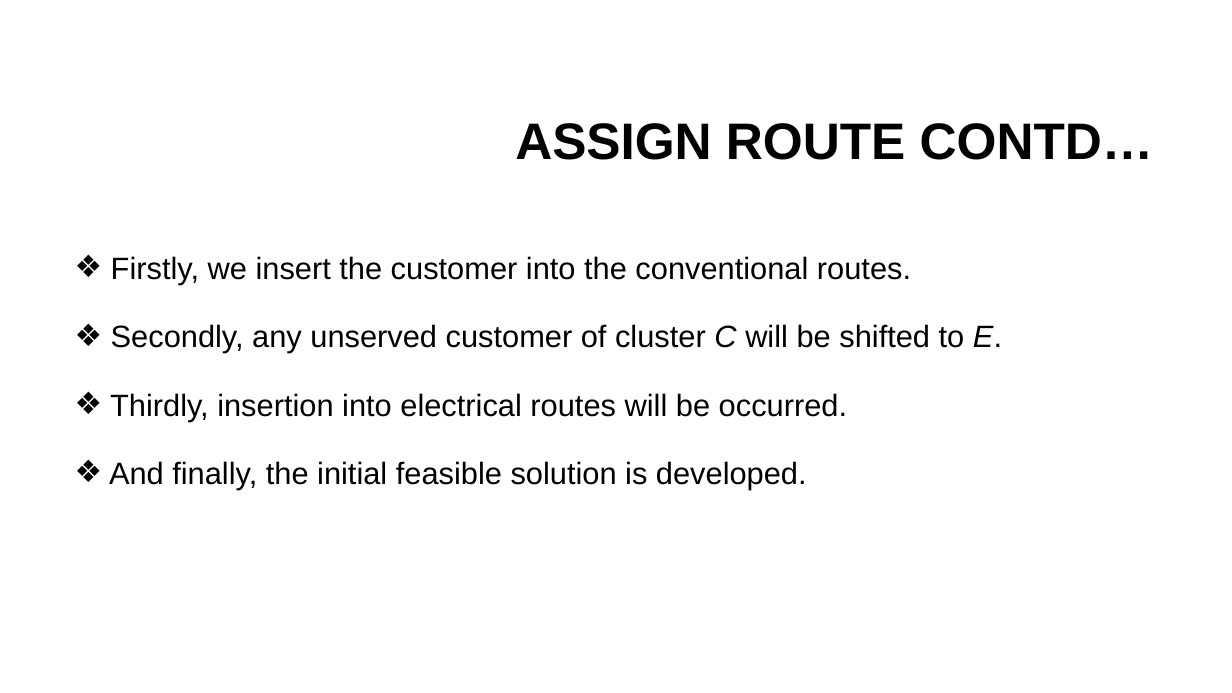
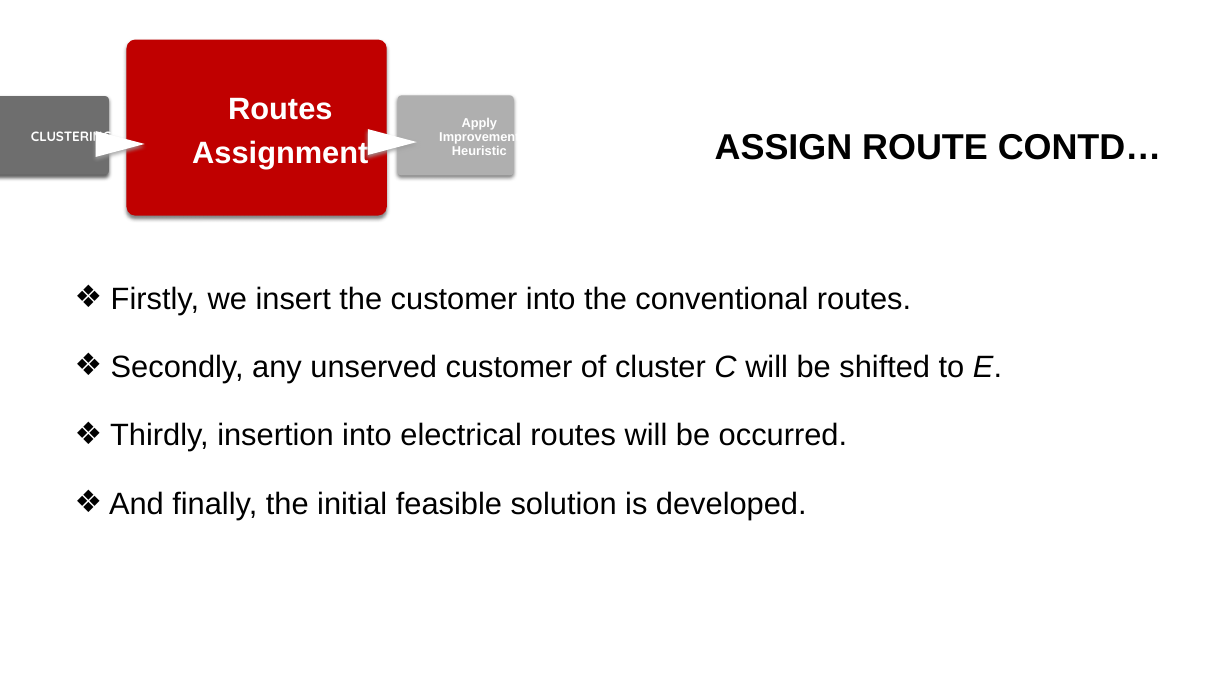
Before and after one commit to nayan082/Thesis-report-slide, a slide deck: slide 15 of 1507082.pptx (slide 12 before the commit). Drawn at 1232x693 pixels with LibreOffice and Linux fonts; fonts in the diff are those of the drawing; background and template pictures are left out. Boxes give left, top, right and bottom in pixels: in the first picture for what was removed or moved away, otherwise in the second. Text is boxed around its words. In the diff, an @@ line names an element or a change of style, - is before the commit and + after.

```diff
--- a/1507082.pptx
+++ b/1507082.pptx
@@ title "ASSIGN ROUTE CONTD…": place and size @@
-title "ASSIGN ROUTE CONTD…" at [515, 123, 1154, 160]
+title "ASSIGN ROUTE CONTD…" at [715, 134, 1161, 160]
@@ title "ASSIGN ROUTE CONTD…" at [715, 134, 1161, 160]: size 40 to 28 pt @@
@@ group added at [0, 40, 519, 216]: 3 rounded rectangles, 3 texts, 2 flow chart extracts @@
+CLUSTERING
+Routes
+Assignment
+Apply Improvement Heuristic
@@ text "Firstly, we insert the customer ...": place and size @@
-text "Firstly, we insert the customer ..." at [109, 256, 1002, 490]
+text "Firstly, we insert the customer ..." at [109, 286, 1002, 519]
```
Also in this commit, not shown: 16 other slides changed, 7 slides added, 2 other files.
